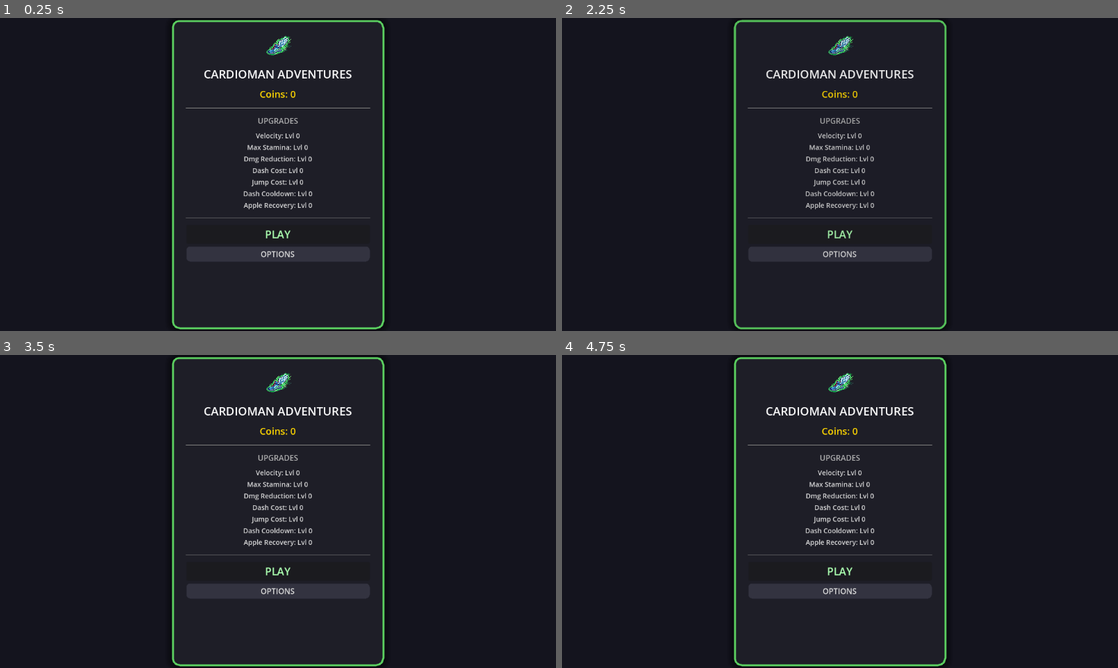
Above: before the commit, frames 1-4 (two rows, left to right).
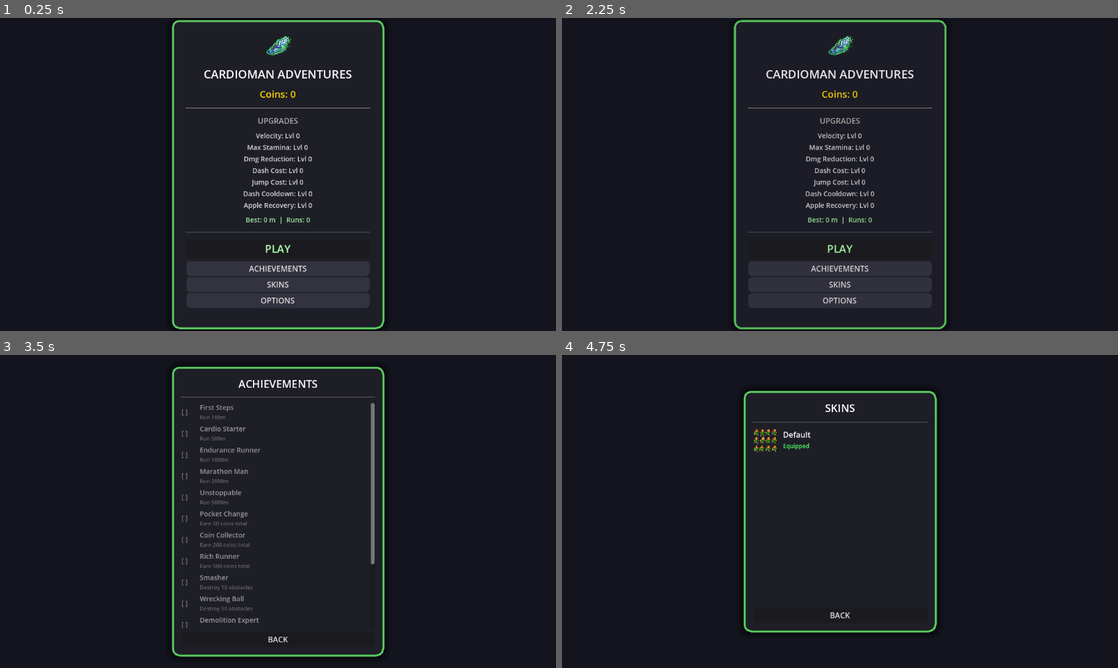
Above: after the commit, the same moments.

Repository: FalseThinks/cardioman-adventures
Game: Godot game, scene res://ui/start_menu.tscn
Same seed, same stepped clock (60 frames per second), same inputs: the game is played once before the commit and once after it.
Inputs (mouse positions are in pixels of both pictures, inside the frame that each line leads up to):
- Up to frame 1 (0.25 s): no input
- Up to frame 2 (2.25 s): click "OPTIONS" at 0.5 s; click "Sound" at 1.25 s; click "BACK" at 2 s
- Up to frame 3 (3.5 s): click (278, 605) at 2.75 s, where only the run after the commit has a clickable "ACHIEVEMENTS"
- Up to frame 4 (4.75 s): click (840, 639) at 3.5 s, where only the run after the commit has a clickable "BACK"; click (840, 621) at 4.25 s, where only the run after the commit has a clickable "SKINS"

The runs differ from the first frame. In frame 1, 6.1% of the frame differs, in the area x 33-67%, y 63-93%; in frame 2, 1.9%; in frame 3, 5.9%; in frame 4, 6.3%, in the area x 30-70%, y 0-100%.

Commit message:
achievements and skins

Diff:
--- /dev/null
+++ b/achievements.gd
@@ -0,0 +1,100 @@
+extends Node
+
+signal achievement_unlocked(id: String, title: String)
+
+# Each achievement: {id, title, desc, check: Callable -> bool}
+var _definitions: Array = []
+
+# Toast UI (created once, reused)
+var _toast_label: Label = null
+var _toast_tween: Tween = null
+
+func _ready():
+	process_mode = Node.PROCESS_MODE_ALWAYS
+	_define_achievements()
+	global.connect("run_ended", _on_run_ended)
+	_create_toast()
+
+func _define_achievements():
+	_definitions = [
+		# Distance milestones
+		{"id": "dist_100",  "title": "First Steps",       "desc": "Run 100m",               "check": func(): return global.best_distance >= 100},
+		{"id": "dist_500",  "title": "Cardio Starter",    "desc": "Run 500m",               "check": func(): return global.best_distance >= 500},
+		{"id": "dist_1000", "title": "Endurance Runner",  "desc": "Run 1000m",              "check": func(): return global.best_distance >= 1000},
+		{"id": "dist_2000", "title": "Marathon Man",       "desc": "Run 2000m",              "check": func(): return global.best_distance >= 2000},
+		{"id": "dist_5000", "title": "Unstoppable",        "desc": "Run 5000m",              "check": func(): return global.best_distance >= 5000},
+		# Coin milestones
+		{"id": "coins_50",  "title": "Pocket Change",     "desc": "Earn 50 coins total",    "check": func(): return global.total_coins_earned >= 50},
+		{"id": "coins_200", "title": "Coin Collector",    "desc": "Earn 200 coins total",   "check": func(): return global.total_coins_earned >= 200},
+		{"id": "coins_500", "title": "Rich Runner",       "desc": "Earn 500 coins total",   "check": func(): return global.total_coins_earned >= 500},
+		# Obstacle milestones
+		{"id": "obs_10",    "title": "Smasher",           "desc": "Destroy 10 obstacles",   "check": func(): return global.total_obstacles_destroyed >= 10},
+		{"id": "obs_50",    "title": "Wrecking Ball",     "desc": "Destroy 50 obstacles",   "check": func(): return global.total_obstacles_destroyed >= 50},
+		{"id": "obs_200",   "title": "Demolition Expert", "desc": "Destroy 200 obstacles",  "check": func(): return global.total_obstacles_destroyed >= 200},
+		# Run count
+		{"id": "runs_5",    "title": "Persistent",        "desc": "Complete 5 runs",        "check": func(): return global.total_runs >= 5},
+		{"id": "runs_25",   "title": "Dedicated",         "desc": "Complete 25 runs",       "check": func(): return global.total_runs >= 25},
+		# Single-run feats
+		{"id": "run_coins_20", "title": "Gold Rush",      "desc": "Earn 20 coins in one run", "check": func(): return global.run_coins >= 20},
+		{"id": "run_obs_10",   "title": "Dash Master",    "desc": "Destroy 10 obstacles in one run", "check": func(): return global.run_obstacles >= 10},
+	]
+
+func _on_run_ended(_summary: Dictionary):
+	check_all()
+
+func get_all() -> Array:
+	return _definitions
+
+func check_all():
+	for def in _definitions:
+		if def["id"] in global.unlocked_achievements:
+			continue
+		if def["check"].call():
+			_unlock(def)
+
+func _unlock(def: Dictionary):
+	global.unlocked_achievements.append(def["id"])
+	global.save_data()
+	emit_signal("achievement_unlocked", def["id"], def["title"])
+	_show_toast(def["title"])
+	audio_manager.play_sfx("achievement")
+
+# --- Toast popup ---
+
+func _create_toast():
+	var canvas = CanvasLayer.new()
+	canvas.layer = 100
+	canvas.process_mode = Node.PROCESS_MODE_ALWAYS
+	add_child(canvas)
+
+	_toast_label = Label.new()
+	_toast_label.horizontal_alignment = HORIZONTAL_ALIGNMENT_CENTER
+	_toast_label.add_theme_font_size_override("font_size", 18)
+	_toast_label.add_theme_color_override("font_color", Color(1.0, 0.9, 0.3))
+	_toast_label.anchors_preset = Control.PRESET_CENTER_TOP
+	_toast_label.position.y = -50
+	_toast_label.modulate.a = 0.0
+	canvas.add_child(_toast_label)
+
+func _show_toast(title: String):
+	_toast_label.text = "Achievement: " + title
+	_toast_label.position.y = -50
+	_toast_label.modulate.a = 0.0
+
+	# Recenter horizontally
+	var vp_width = _toast_label.get_viewport_rect().size.x
+	_toast_label.position.x = vp_width / 2.0 - 150
+
+	if _toast_tween and _toast_tween.is_valid():
+		_toast_tween.kill()
+
+	_toast_tween = get_tree().create_tween()
+	_toast_tween.set_pause_mode(Tween.TWEEN_PAUSE_PROCESS)
+	# Slide in
+	_toast_tween.set_parallel(true)
+	_toast_tween.tween_property(_toast_label, "position:y", 20.0, 0.3).set_ease(Tween.EASE_OUT).set_trans(Tween.TRANS_BACK)
+	_toast_tween.tween_property(_toast_label, "modulate:a", 1.0, 0.2)
+	# Hold, then fade out
+	_toast_tween.set_parallel(false)
+	_toast_tween.tween_interval(2.0)
+	_toast_tween.tween_property(_toast_label, "modulate:a", 0.0, 0.5)
--- a/global.gd
+++ b/global.gd
@@ -1,6 +1,7 @@
 extends Node
 
 signal coins_updated(new_amount)
+signal run_ended(summary: Dictionary)
 
 var coins: int = 0
 
@@ -12,14 +13,28 @@
 var dash_cd_level = 0
 var apple_level = 0
 var sound_muted = false
+var current_skin := "default"
+
+# Persistent lifetime stats
+var best_distance: int = 0
+var total_runs: int = 0
+var total_coins_earned: int = 0
+var total_obstacles_destroyed: int = 0
+var high_scores: Array = []          # top 5 distances
+var unlocked_achievements: Array = [] # achievement IDs
+
+# Per-run counters (reset each run, not saved)
+var run_distance: int = 0
+var run_coins: int = 0
+var run_obstacles: int = 0
 
 const SAVE_PATH = "user://savegame.save"
 
-# Shared world constants — referenced by player, ground, parallax, UI, spawner
+# Shared world constants
 const PLAYER_START_X := 571.0
 const FLOOR_Y := 823.0
 const PIXELS_PER_METER := 100.0
-const BIOME_DISTANCE := 500  # meters per biome
+const BIOME_DISTANCE := 500
 const BIOME_COLORS := [
 	Color(1.0, 1.0, 1.0),       # Day / Grass
 	Color(1.0, 0.8, 0.6),       # Sunset / Desert
@@ -28,7 +43,6 @@
 	Color(1.0, 0.5, 0.5)        # Lava / Red
 ]
 
-# Max upgrade levels — derived from the clamp floors in player.gd _ready()
 const MAX_LEVELS := {
 	"velocity_level": 10,
 	"stamina_level": 10,
@@ -53,16 +67,56 @@
 	if what == NOTIFICATION_WM_CLOSE_REQUEST:
 		save_data()
 
-# Getter/Setter method for coins
+# --- Coins ---
+
 func set_coins(value: int) -> void:
 	coins = value
 	emit_signal("coins_updated", coins)
-	# Debounced save: starts a 2s timer; resets if called again before it fires
 	_save_timer.start()
 
-# Method to add coins
 func add_coin(amount: int = 1) -> void:
+	run_coins += amount
 	set_coins(coins + amount)
+
+# --- Per-run tracking ---
+
+func start_run():
+	run_distance = 0
+	run_coins = 0
+	run_obstacles = 0
+
+func add_obstacle_destroyed():
+	run_obstacles += 1
+
+func end_run(distance: int) -> Dictionary:
+	run_distance = distance
+	total_runs += 1
+	total_coins_earned += run_coins
+	total_obstacles_destroyed += run_obstacles
+
+	var is_new_best = distance > best_distance
+	if is_new_best:
+		best_distance = distance
+
+	# Insert into high scores (keep top 5, sorted descending)
+	high_scores.append(distance)
+	high_scores.sort()
+	high_scores.reverse()
+	if high_scores.size() > 5:
+		high_scores.resize(5)
+
+	save_data()
+
+	var summary = {
+		"distance": distance,
+		"coins": run_coins,
+		"obstacles": run_obstacles,
+		"is_new_best": is_new_best
+	}
+	emit_signal("run_ended", summary)
+	return summary
+
+# --- Save / Load ---
 
 func save_data():
 	var file = FileAccess.open(SAVE_PATH, FileAccess.WRITE)
@@ -76,7 +130,14 @@
 			"jump_cost_level": jump_cost_level,
 			"dash_cd_level": dash_cd_level,
 			"apple_level": apple_level,
-			"sound_muted": sound_muted
+			"sound_muted": sound_muted,
+			"current_skin": current_skin,
+			"best_distance": best_distance,
+			"total_runs": total_runs,
+			"total_coins_earned": total_coins_earned,
+			"total_obstacles_destroyed": total_obstacles_destroyed,
+			"high_scores": high_scores,
+			"unlocked_achievements": unlocked_achievements
 		}
 		file.store_string(JSON.stringify(data))
 
@@ -98,4 +159,11 @@
 				dash_cd_level = data.get("dash_cd_level", 0)
 				apple_level = data.get("apple_level", 0)
 				sound_muted = data.get("sound_muted", false)
+				current_skin = data.get("current_skin", "default")
+				best_distance = data.get("best_distance", 0)
+				total_runs = data.get("total_runs", 0)
+				total_coins_earned = data.get("total_coins_earned", 0)
+				total_obstacles_destroyed = data.get("total_obstacles_destroyed", 0)
+				high_scores = data.get("high_scores", [])
+				unlocked_achievements = data.get("unlocked_achievements", [])
 				AudioServer.set_bus_mute(0, sound_muted)
--- a/player.gd
+++ b/player.gd
@@ -1,9 +1,19 @@
 extends CharacterBody2D
 
-@onready var tex_run = preload("res://assets/tracksuit_run.png")
-@onready var tex_jump = preload("res://assets/tracksuit_jump.png")
-@onready var tex_dash = preload("res://assets/tracksuit_dash.png")
-@onready var tex_double_jump = preload("res://assets/tracksuit_double_jump.png")
+# Skin system — add folders under assets/skins/<skin_name>/ with run.png, jump.png, dash.png, double_jump.png
+const SKINS := {
+	"default": {
+		"run": "res://assets/tracksuit_run.png",
+		"jump": "res://assets/tracksuit_jump.png",
+		"dash": "res://assets/tracksuit_dash.png",
+		"double_jump": "res://assets/tracksuit_double_jump.png"
+	}
+}
+
+var tex_run: Texture2D
+var tex_jump: Texture2D
+var tex_dash: Texture2D
+var tex_double_jump: Texture2D
 # === Movement ===
 var speed = 300
 var jump_power = -600
@@ -39,8 +49,16 @@
 # === Camera ===
 @onready var camera = $Camera2D
 
-# === Dash Hitbox === (optional, not used directly here)
+# === Dash Hitbox ===
 @onready var dash_hitbox = $DashHitbox
+
+func _load_skin():
+	var skin_key = global.current_skin if global.current_skin in SKINS else "default"
+	var skin = SKINS[skin_key]
+	tex_run = load(skin["run"])
+	tex_jump = load(skin["jump"])
+	tex_dash = load(skin["dash"])
+	tex_double_jump = load(skin["double_jump"])
 
 # === Invulnerability ===
 var is_invulnerable = false
@@ -48,6 +66,8 @@
 var blink_timer = null
 
 func _ready():
+	_load_skin()
+	global.start_run()
 	speed = 300 + global.velocity_level * 50
 	max_stamina = 500 + global.stamina_level * 100
 	stamina_penalty_object = max(5, 20 - global.dmg_reduction_level * 3)
@@ -240,8 +260,8 @@
 func _on_dash_hitbox_body_entered(body: Node) -> void:
 	if body is StaticBody2D and body.has_method("destroy"):
 		if is_dashing:
-			# When dashing, always destroy obstacles
 			global.add_coin()
+			global.add_obstacle_destroyed()
 			body.destroy()
 		else:
 			# Check if collision is from the left side
@@ -287,9 +307,12 @@
 func trigger_game_over():
 	is_game_over = true
 	velocity.x = 0
+	var distance = int(max(0, global_position.x - global.PLAYER_START_X) / global.PIXELS_PER_METER)
+	var summary = global.end_run(distance)
 	audio_manager.play_sfx("game_over")
 	audio_manager.stop_music()
 	var menu = upgrade_menu_scene.instantiate()
+	menu.run_summary = summary
 	$"../CanvasLayer".add_child(menu)
 	get_tree().paused = true
 
--- a/project.godot
+++ b/project.godot
@@ -23,6 +23,7 @@
 
 global="*res://global.gd"
 audio_manager="*res://audio_manager.gd"
+achievements="*res://achievements.gd"
 
 [display]
 
--- a/ui/start_menu.gd
+++ b/ui/start_menu.gd
@@ -5,6 +5,9 @@
 @onready var main_panel = $MainPanel
 @onready var options_panel = $OptionsPanel
 @onready var sound_toggle = $OptionsPanel/VBoxContainer/SoundToggle
+
+var achievements_panel: Panel = null
+var skins_panel: Panel = null
 
 func _ready():
 	options_panel.visible = false
@@ -12,10 +15,15 @@
 	update_ui()
 	sound_toggle.button_pressed = not global.sound_muted
 	AudioServer.set_bus_mute(0, global.sound_muted)
+	_build_achievements_panel()
+	_build_skins_panel()
 	_animate_panel_in(main_panel)
+
+# ---------- UI update ----------
 
 func update_ui():
 	coins_label.text = "Coins: " + str(global.coins)
+
 	var stats = stats_container.get_children()
 	stats[0].text = "Velocity: Lvl " + str(global.velocity_level)
 	stats[1].text = "Max Stamina: Lvl " + str(global.stamina_level)
@@ -25,26 +33,291 @@
 	stats[5].text = "Dash Cooldown: Lvl " + str(global.dash_cd_level)
 	stats[6].text = "Apple Recovery: Lvl " + str(global.apple_level)
 
+	var vbox = $MainPanel/VBoxContainer
+	_remove_dynamic_labels(vbox)
+
+	var sep_idx = vbox.get_children().find($MainPanel/VBoxContainer/HSeparator2)
+
+	var best_label = Label.new()
+	best_label.name = "_DynBest"
+	best_label.text = "Best: " + str(global.best_distance) + " m  |  Runs: " + str(global.total_runs)
+	best_label.horizontal_alignment = HORIZONTAL_ALIGNMENT_CENTER
+	best_label.add_theme_font_size_override("font_size", 14)
+	best_label.add_theme_color_override("font_color", Color(0.6, 0.9, 0.6))
+	vbox.add_child(best_label)
+	vbox.move_child(best_label, sep_idx)
+
+	if global.high_scores.size() > 0:
+		var hs_label = Label.new()
+		hs_label.name = "_DynHS"
+		var lines = "Top runs: "
+		for i in range(global.high_scores.size()):
+			if i > 0:
+				lines += ", "
+			lines += str(global.high_scores[i]) + "m"
+		hs_label.text = lines
+		hs_label.horizontal_alignment = HORIZONTAL_ALIGNMENT_CENTER
+		hs_label.add_theme_font_size_override("font_size", 12)
+		hs_label.add_theme_color_override("font_color", Color(0.7, 0.7, 0.7))
+		vbox.add_child(hs_label)
+		vbox.move_child(hs_label, sep_idx + 1)
+
+func _remove_dynamic_labels(vbox: VBoxContainer):
+	for child in vbox.get_children():
+		if child.name.begins_with("_Dyn"):
+			child.queue_free()
+
+# ---------- Navigation ----------
+
+func _show_panel(panel: Control):
+	main_panel.visible = false
+	options_panel.visible = false
+	if achievements_panel:
+		achievements_panel.visible = false
+	if skins_panel:
+		skins_panel.visible = false
+	panel.visible = true
+	_animate_panel_in(panel)
+
 func _on_BtnPlay_pressed():
 	audio_manager.play_sfx("button_click")
 	get_tree().change_scene_to_file("res://main.tscn")
 
+func _on_BtnAchievements_pressed():
+	audio_manager.play_sfx("button_click")
+	_refresh_achievements_panel()
+	_show_panel(achievements_panel)
+
+func _on_BtnSkins_pressed():
+	audio_manager.play_sfx("button_click")
+	_refresh_skins_panel()
+	_show_panel(skins_panel)
+
 func _on_BtnOptions_pressed():
 	audio_manager.play_sfx("button_click")
-	main_panel.visible = false
-	options_panel.visible = true
-	_animate_panel_in(options_panel)
+	_show_panel(options_panel)
 
 func _on_BtnBack_pressed():
 	audio_manager.play_sfx("button_click")
-	options_panel.visible = false
-	main_panel.visible = true
-	_animate_panel_in(main_panel)
+	_show_panel(main_panel)
 
 func _on_SoundToggle_toggled(toggled_on: bool):
 	global.sound_muted = not toggled_on
 	AudioServer.set_bus_mute(0, global.sound_muted)
 	global.save_data()
+
+# ---------- Achievements Panel ----------
+
+func _build_achievements_panel():
+	achievements_panel = _create_styled_panel(Vector2(-220, -300), Vector2(220, 300))
+	achievements_panel.visible = false
+	add_child(achievements_panel)
+
+	var vbox = VBoxContainer.new()
+	vbox.name = "VBox"
+	vbox.set_anchors_and_offsets_preset(Control.PRESET_FULL_RECT)
+	vbox.offset_left = 20
+	vbox.offset_top = 20
+	vbox.offset_right = -20
+	vbox.offset_bottom = -20
+	vbox.add_theme_constant_override("separation", 8)
+	achievements_panel.add_child(vbox)
+
+	var title = Label.new()
+	title.text = "ACHIEVEMENTS"
+	title.horizontal_alignment = HORIZONTAL_ALIGNMENT_CENTER
+	title.add_theme_font_size_override("font_size", 22)
+	title.add_theme_color_override("font_color", Color(1, 1, 1))
+	vbox.add_child(title)
+
+	var sep = HSeparator.new()
+	sep.add_theme_constant_override("separation", 8)
+	vbox.add_child(sep)
+
+	var scroll = ScrollContainer.new()
+	scroll.size_flags_vertical = Control.SIZE_EXPAND_FILL
+	scroll.name = "AchScroll"
+	vbox.add_child(scroll)
+
+	var list = VBoxContainer.new()
+	list.size_flags_horizontal = Control.SIZE_EXPAND_FILL
+	list.add_theme_constant_override("separation", 6)
+	list.name = "AchList"
+	scroll.add_child(list)
+
+	var back_btn = Button.new()
+	back_btn.text = "BACK"
+	back_btn.add_theme_font_size_override("font_size", 16)
+	back_btn.pressed.connect(_on_BtnBack_pressed)
+	vbox.add_child(back_btn)
+
+func _refresh_achievements_panel():
+	var list = achievements_panel.get_node("VBox/AchScroll/AchList")
+	for child in list.get_children():
+		child.queue_free()
+
+	# Wait a frame so freed nodes are gone before adding new ones
+	await get_tree().process_frame
+
+	var defs = achievements.get_all()
+	var unlocked = global.unlocked_achievements
+
+	for def in defs:
+		var is_unlocked = def["id"] in unlocked
+		var hbox = HBoxContainer.new()
+		hbox.add_theme_constant_override("separation", 8)
+
+		var icon = Label.new()
+		icon.text = "[*]" if is_unlocked else "[ ]"
+		icon.add_theme_font_size_override("font_size", 14)
+		icon.add_theme_color_override("font_color", Color(0.3, 1.0, 0.4) if is_unlocked else Color(0.5, 0.5, 0.5))
+		icon.custom_minimum_size.x = 30
+		hbox.add_child(icon)
+
+		var info = VBoxContainer.new()
+		info.size_flags_horizontal = Control.SIZE_EXPAND_FILL
+		info.add_theme_constant_override("separation", 2)
+
+		var title_lbl = Label.new()
+		title_lbl.text = def["title"]
+		title_lbl.add_theme_font_size_override("font_size", 14)
+		title_lbl.add_theme_color_override("font_color", Color(1, 1, 1) if is_unlocked else Color(0.6, 0.6, 0.6))
+		info.add_child(title_lbl)
+
+		var desc_lbl = Label.new()
+		desc_lbl.text = def["desc"]
+		desc_lbl.add_theme_font_size_override("font_size", 11)
+		desc_lbl.add_theme_color_override("font_color", Color(0.7, 0.7, 0.7) if is_unlocked else Color(0.4, 0.4, 0.4))
+		info.add_child(desc_lbl)
+
+		hbox.add_child(info)
+		list.add_child(hbox)
+
+# ---------- Skins Panel ----------
+
+func _build_skins_panel():
+	skins_panel = _create_styled_panel(Vector2(-200, -250), Vector2(200, 250))
+	skins_panel.visible = false
+	add_child(skins_panel)
+
+	var vbox = VBoxContainer.new()
+	vbox.name = "VBox"
+	vbox.set_anchors_and_offsets_preset(Control.PRESET_FULL_RECT)
+	vbox.offset_left = 20
+	vbox.offset_top = 20
+	vbox.offset_right = -20
+	vbox.offset_bottom = -20
+	vbox.add_theme_constant_override("separation", 10)
+	skins_panel.add_child(vbox)
+
+	var title = Label.new()
+	title.text = "SKINS"
+	title.horizontal_alignment = HORIZONTAL_ALIGNMENT_CENTER
+	title.add_theme_font_size_override("font_size", 22)
+	title.add_theme_color_override("font_color", Color(1, 1, 1))
+	vbox.add_child(title)
+
+	var sep = HSeparator.new()
+	sep.add_theme_constant_override("separation", 8)
+	vbox.add_child(sep)
+
+	var scroll = ScrollContainer.new()
+	scroll.size_flags_vertical = Control.SIZE_EXPAND_FILL
+	scroll.name = "SkinScroll"
+	vbox.add_child(scroll)
+
+	var list = VBoxContainer.new()
+	list.size_flags_horizontal = Control.SIZE_EXPAND_FILL
+	list.add_theme_constant_override("separation", 8)
+	list.name = "SkinList"
+	scroll.add_child(list)
+
+	var back_btn = Button.new()
+	back_btn.text = "BACK"
+	back_btn.add_theme_font_size_override("font_size", 16)
+	back_btn.pressed.connect(_on_BtnBack_pressed)
+	vbox.add_child(back_btn)
+
+func _refresh_skins_panel():
+	var list = skins_panel.get_node("VBox/SkinScroll/SkinList")
+	for child in list.get_children():
+		child.queue_free()
+
+	await get_tree().process_frame
+
+	# Import SKINS dict from player.gd at class level
+	const PlayerSkins = preload("res://player.gd")
+
+	for skin_key in PlayerSkins.SKINS.keys():
+		var is_selected = global.current_skin == skin_key
+		var skin_name = skin_key.capitalize()
+
+		var hbox = HBoxContainer.new()
+		hbox.add_theme_constant_override("separation", 12)
+
+		# Preview icon: load the run texture and show a small preview
+		var preview = TextureRect.new()
+		preview.custom_minimum_size = Vector2(50, 50)
+		preview.expand_mode = TextureRect.EXPAND_IGNORE_SIZE
+		preview.stretch_mode = TextureRect.STRETCH_KEEP_ASPECT_CENTERED
+		var run_tex = load(PlayerSkins.SKINS[skin_key]["run"])
+		if run_tex:
+			preview.texture = run_tex
+		hbox.add_child(preview)
+
+		var info = VBoxContainer.new()
+		info.size_flags_horizontal = Control.SIZE_EXPAND_FILL
+
+		var name_label = Label.new()
+		name_label.text = skin_name
+		name_label.add_theme_font_size_override("font_size", 16)
+		name_label.add_theme_color_override("font_color", Color(1, 1, 1))
+		info.add_child(name_label)
+
+		if is_selected:
+			var equipped = Label.new()
+			equipped.text = "Equipped"
+			equipped.add_theme_font_size_override("font_size", 12)
+			equipped.add_theme_color_override("font_color", Color(0.3, 1.0, 0.4))
+			info.add_child(equipped)
+		else:
+			var select_btn = Button.new()
+			select_btn.text = "Select"
+			select_btn.add_theme_font_size_override("font_size", 12)
+			select_btn.pressed.connect(_on_skin_selected.bind(skin_key))
+			info.add_child(select_btn)
+
+		hbox.add_child(info)
+		list.add_child(hbox)
+
+func _on_skin_selected(skin_key: String):
+	global.current_skin = skin_key
+	global.save_data()
+	audio_manager.play_sfx("button_click")
+	_refresh_skins_panel()
+
+# ---------- Shared helpers ----------
+
+func _create_styled_panel(offset_min: Vector2, offset_max: Vector2) -> Panel:
+	var panel = Panel.new()
+	panel.set_anchors_preset(Control.PRESET_CENTER)
+	panel.offset_left = offset_min.x
+	panel.offset_top = offset_min.y
+	panel.offset_right = offset_max.x
+	panel.offset_bottom = offset_max.y
+	panel.grow_horizontal = Control.GROW_DIRECTION_BOTH
+	panel.grow_vertical = Control.GROW_DIRECTION_BOTH
+
+	var style = StyleBoxFlat.new()
+	style.bg_color = Color(0.122, 0.122, 0.161, 0.941)
+	style.border_color = Color(0.361, 0.820, 0.380, 1.0)
+	style.set_border_width_all(4)
+	style.set_corner_radius_all(16)
+	style.shadow_color = Color(0, 0, 0, 0.5)
+	style.shadow_size = 15
+	panel.add_theme_stylebox_override("panel", style)
+
+	return panel
 
 func _animate_panel_in(panel: Control):
 	panel.modulate.a = 0.0
--- a/ui/start_menu.tscn
+++ b/ui/start_menu.tscn
@@ -165,6 +165,18 @@
 theme_override_font_sizes/font_size = 22
 text = "PLAY"
 
+[node name="BtnAchievements" type="Button" parent="MainPanel/VBoxContainer"]
+layout_mode = 2
+theme_override_styles/normal = SubResource("StyleBoxFlat_Btn")
+theme_override_font_sizes/font_size = 16
+text = "ACHIEVEMENTS"
+
+[node name="BtnSkins" type="Button" parent="MainPanel/VBoxContainer"]
+layout_mode = 2
+theme_override_styles/normal = SubResource("StyleBoxFlat_Btn")
+theme_override_font_sizes/font_size = 16
+text = "SKINS"
+
 [node name="BtnOptions" type="Button" parent="MainPanel/VBoxContainer"]
 layout_mode = 2
 theme_override_styles/normal = SubResource("StyleBoxFlat_Btn")
@@ -218,6 +230,8 @@
 text = "BACK"
 
 [connection signal="pressed" from="MainPanel/VBoxContainer/BtnPlay" to="." method="_on_BtnPlay_pressed"]
+[connection signal="pressed" from="MainPanel/VBoxContainer/BtnAchievements" to="." method="_on_BtnAchievements_pressed"]
+[connection signal="pressed" from="MainPanel/VBoxContainer/BtnSkins" to="." method="_on_BtnSkins_pressed"]
 [connection signal="pressed" from="MainPanel/VBoxContainer/BtnOptions" to="." method="_on_BtnOptions_pressed"]
 [connection signal="toggled" from="OptionsPanel/VBoxContainer/SoundToggle" to="." method="_on_SoundToggle_toggled"]
 [connection signal="pressed" from="OptionsPanel/VBoxContainer/BtnBack" to="." method="_on_BtnBack_pressed"]
--- a/ui/upgrade_menu.gd
+++ b/ui/upgrade_menu.gd
@@ -1,11 +1,56 @@
 extends Control
 
 @onready var coins_label = $Panel/VBoxContainer/CoinsLabel
+@onready var vbox = $Panel/VBoxContainer
+
+# Set by player.gd before adding to scene tree
+var run_summary: Dictionary = {}
 
 func _ready():
 	process_mode = Node.PROCESS_MODE_ALWAYS
+	_build_run_summary()
 	update_ui()
 	_animate_in()
+
+func _build_run_summary():
+	if run_summary.is_empty():
+		return
+
+	# Insert summary labels after the "GAME OVER" label (index 1) and before CoinsLabel (index 2)
+	var insert_idx = 2  # after Label("GAME OVER"), before CoinsLabel
+
+	var dist_label = Label.new()
+	dist_label.text = "Distance: " + str(run_summary.get("distance", 0)) + " m"
+	dist_label.horizontal_alignment = HORIZONTAL_ALIGNMENT_CENTER
+	dist_label.add_theme_font_size_override("font_size", 16)
+	dist_label.add_theme_color_override("font_color", Color(0.8, 0.8, 0.8))
+	vbox.add_child(dist_label)
+	vbox.move_child(dist_label, insert_idx)
+
+	var coins_earned = Label.new()
+	coins_earned.text = "Coins earned: " + str(run_summary.get("coins", 0))
+	coins_earned.horizontal_alignment = HORIZONTAL_ALIGNMENT_CENTER
+	coins_earned.add_theme_font_size_override("font_size", 16)
+	coins_earned.add_theme_color_override("font_color", Color(1.0, 0.85, 0.0))
+	vbox.add_child(coins_earned)
+	vbox.move_child(coins_earned, insert_idx + 1)
+
+	var obs_label = Label.new()
+	obs_label.text = "Obstacles destroyed: " + str(run_summary.get("obstacles", 0))
+	obs_label.horizontal_alignment = HORIZONTAL_ALIGNMENT_CENTER
+	obs_label.add_theme_font_size_override("font_size", 16)
+	obs_label.add_theme_color_override("font_color", Color(0.8, 0.8, 0.8))
+	vbox.add_child(obs_label)
+	vbox.move_child(obs_label, insert_idx + 2)
+
+	if run_summary.get("is_new_best", false):
+		var best_label = Label.new()
+		best_label.text = "NEW BEST!"
+		best_label.horizontal_alignment = HORIZONTAL_ALIGNMENT_CENTER
+		best_label.add_theme_font_size_override("font_size", 20)
+		best_label.add_theme_color_override("font_color", Color(0.3, 1.0, 0.4))
+		vbox.add_child(best_label)
+		vbox.move_child(best_label, insert_idx + 3)
 
 func _animate_in():
 	modulate.a = 0.0
Not shown, added: achievements.gd.uid
